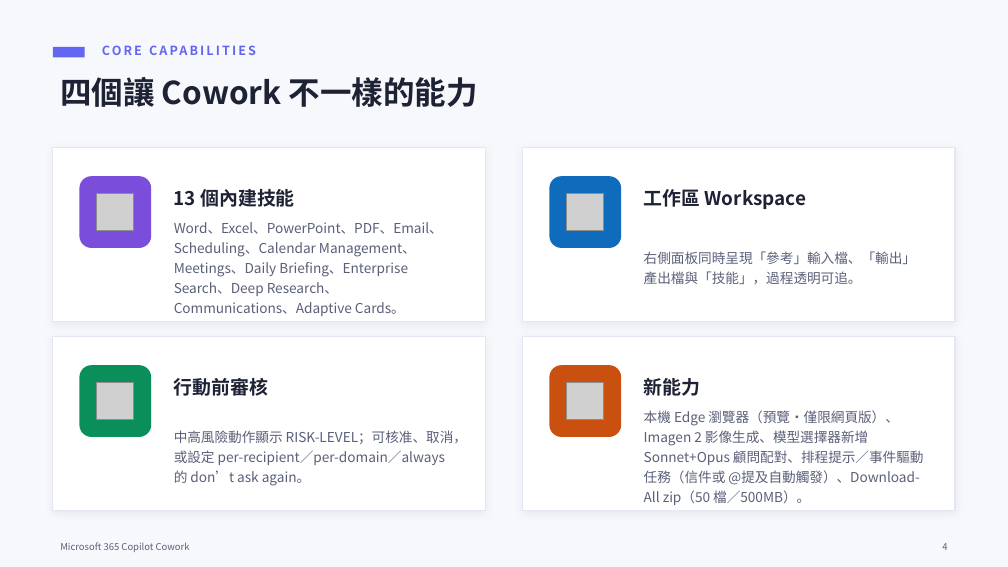
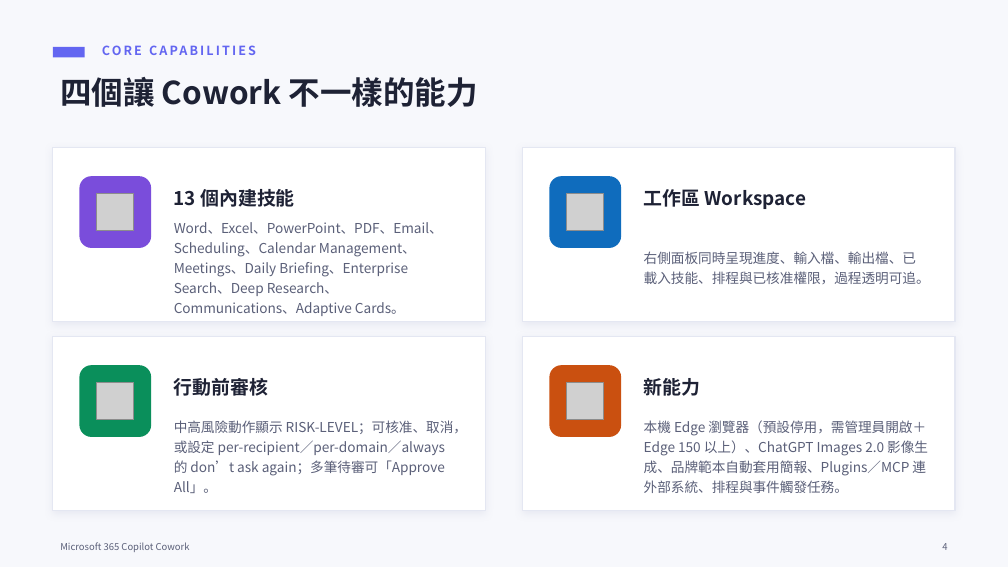
Before and after one commit to AndyHung11/Copilot-in-1mins, a slide deck: slide 5 of CoworkPlaybook/Cowork_教育訓練簡報_v2.pptx. Drawn at 1008x567 pixels with LibreOffice and Linux fonts; fonts in the diff are those of the drawing; grey boxes stand for pictures. Boxes give left, top, right and bottom in pixels: in the first picture for what was removed or moved away, otherwise in the second. Text is boxed around its words. In the diff, an @@ line names an element or a change of style, - is before the commit and + after.

```diff
--- a/CoworkPlaybook/Cowork_教育訓練簡報_v2.pptx
+++ b/CoworkPlaybook/Cowork_教育訓練簡報_v2.pptx
@@ text at (644, 251, 930, 284): text changed @@
-右側面板同時呈現「參考」輸入檔、「輸出」產出檔與「技能」，過程透明可追。
+右側面板同時呈現進度、輸入檔、輸出檔、已載入技能、排程與已核准權限，過程透明可追。
@@ text at (174, 420, 467, 493): text changed @@
-中高風險動作顯示 RISK-LEVEL；可核准、取消，或設定 per-recipient／per-domain／always 的 don’t ask again。
+中高風險動作顯示 RISK-LEVEL；可核准、取消，或設定 per-recipient／per-domain／always 的 don’t ask again；多筆待審可「Approve All」。
@@ text at (644, 420, 928, 493): text changed @@
-本機 Edge 瀏覽器（預覽・僅限網頁版）、Imagen 2 影像生成、模型選擇器新增 Sonnet+Opus 顧問配對、排程提示／事件驅動任務（信件或 @提及自動觸發）、Download-All zip（50 檔／500MB）。
+本機 Edge 瀏覽器（預設停用，需管理員開啟＋Edge 150 以上）、ChatGPT Images 2.0 影像生成、品牌範本自動套用簡報、Plugins／MCP 連外部系統、排程與事件觸發任務。
```
Also in this commit, not shown: 3 other slides changed, 4 other files.
